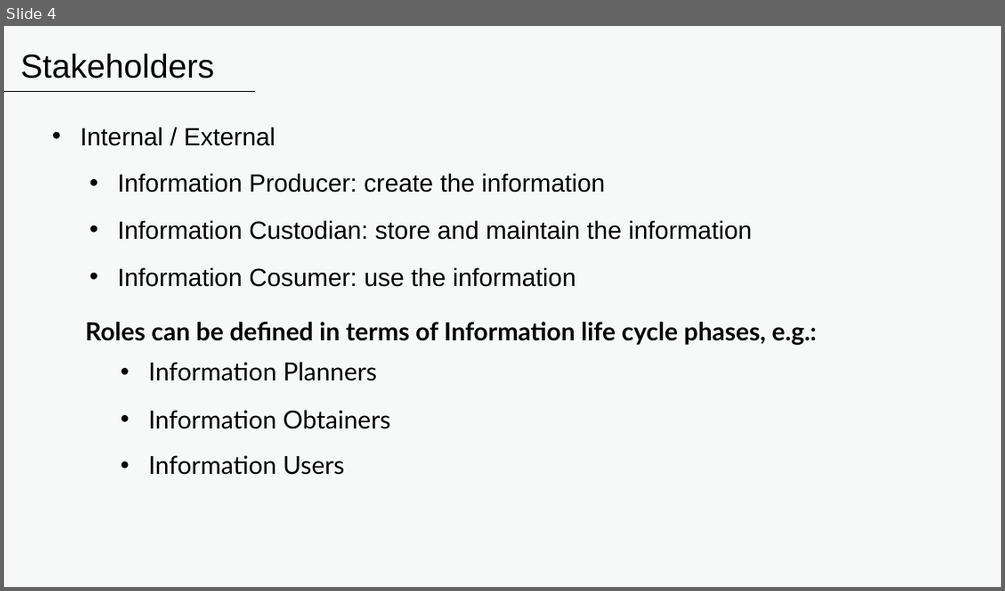
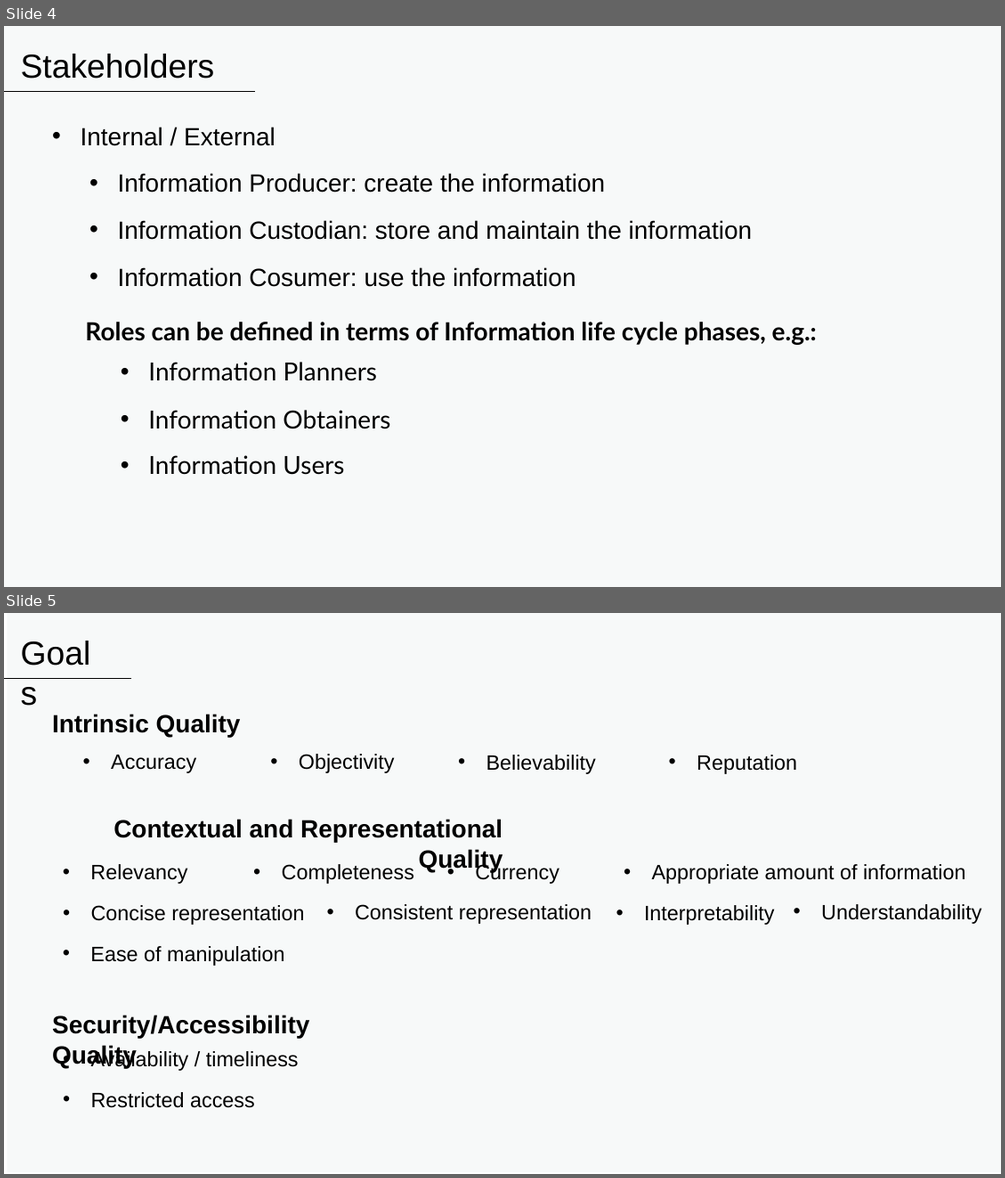
Before and after one commit to aryfarahs/PUCPR, a slide deck: 3Periodo/InfoTechMngmt/Information Enabler.pptx. Shown one above the other, each under a label of ours: slide 4 before the commit, slides 4 and 5 after it. The pictures are 1005x591 and 1005x1178 pixels, drawn with LibreOffice and Linux fonts; fonts in the diff are those of the drawing. Boxes give left, top, right and bottom in pixels: in the first picture for what was removed or moved away, otherwise in the second. Text is boxed around its words. In the diff, an @@ line names an element or a change of style, - is before the commit and + after.

```diff
--- a/3Periodo/InfoTechMngmt/Information Enabler.pptx
+++ b/3Periodo/InfoTechMngmt/Information Enabler.pptx
@@ slide 5 added at box(4, 613, 1001, 1174), background #FFFFFF @@
@@ rectangle added at box(7, 613, 1001, 1172), fill #F7F9F9 @@
@@ text added at box(13, 628, 113, 676), 32 pt, text #000000 @@
+Goals
@@ line added from (4, 678) to (131, 678), #000000 1.5 pt @@
@@ text added at box(52, 714, 241, 737), 24 pt, text #000000, bold @@
+Intrinsic Quality
@@ text added at box(111, 755, 196, 773), 20 pt, text #000000 @@
+• Accuracy
@@ text added at box(299, 754, 395, 773), 20 pt, text #000000 @@
+• Objectivity
@@ text added at box(486, 755, 596, 774), 20 pt, text #000000 @@
+• Believability
@@ text added at box(696, 755, 797, 774), 20 pt, text #000000 @@
+• Reputation
@@ text added at box(113, 819, 503, 872), 24 pt, text #000000, bold @@
+Contextual and Representational Quality
@@ text added at box(90, 864, 187, 884), 20 pt, text #000000 @@
+• Relevancy
@@ text added at box(282, 864, 414, 884), 20 pt, text #000000 @@
+• Completeness
@@ text added at box(475, 863, 559, 884), 20 pt, text #000000 @@
+• Currency
@@ text added at box(652, 864, 965, 884), 20 pt, text #000000 @@
+• Appropriate amount of information
@@ text added at box(91, 905, 304, 925), 20 pt, text #000000 @@
+• Concise representation
@@ text added at box(355, 904, 591, 924), 20 pt, text #000000 @@
+• Consistent representation
@@ text added at box(644, 905, 775, 925), 20 pt, text #000000 @@
+• Interpretability
@@ text added at box(821, 904, 981, 924), 20 pt, text #000000 @@
+• Understandability
@@ text added at box(90, 946, 284, 965), 20 pt, text #000000 @@
+• Ease of manipulation
@@ text added at box(52, 1014, 309, 1068), 24 pt, text #000000, bold @@
+Security/Accessibility Quality
@@ text added at box(91, 1049, 299, 1070), 20 pt, text #000000 @@
+• Availability / timeliness
@@ text added at box(91, 1092, 255, 1108), 20 pt, text #000000 @@
+• Restricted access
```
Also in this commit, not shown: 4 other slides added, 1 slide removed.
